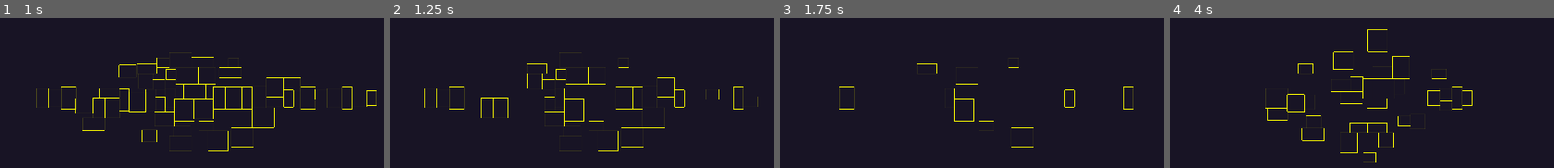
Above: before the commit, frames 1-4 (left to right).
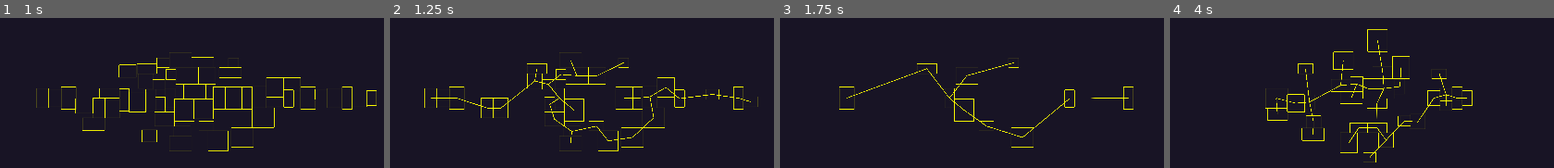
Above: after the commit, the same moments.

Repository: matheusmondenez/my-first-platform-game
Game: Godot game, scene res://wave_shooter/procedural_teste.tscn
The game is run twice, just before and just after one commit, with the same random seed, the same clock (stepped at 60 frames per second) and the same inputs. This scene is started directly instead of the project's main scene.
Inputs (mouse positions are in pixels of both pictures, inside the frame that each line leads up to):
- Up to frame 1 (1 s): tap Enter at 0.5 s; move the mouse to (360, 78) at 0.52 s; hold D (right) from 0.53 s (still down); tap Space (dash) at 0.6 s; tap W (up) at 0.77 s
- Up to frame 2 (1.25 s): keep holding D (right)
- Up to frame 3 (1.75 s): keep holding D (right); move the mouse to (829, 118) at 1.27 s; click (829, 118) at 1.35 s; tap W (up) at 1.52 s
- Up to frame 4 (4 s): tap Space (dash) at 2, 2.85, 3.5 s; move the mouse to (outside the picture) at 2.02 s; release D (right) at 2.03 s; hold A (left) 2.03-2.78 s; hold Tab (toggle_auto_shot) 2.03-2.78 s; tap Enter at 2.75 s; move the mouse to (outside the picture) at 2.77 s; hold D (right) from 2.78 s (still down); tap W (up) at 3.02, 3.77 s; move the mouse to (outside the picture) at 3.52 s; press the mouse at (outside the picture) at 3.53 s

Frame 1 is identical in both runs. In frame 2, 0.7% of the frame differs, in the area x 10-94%, y 28-84%; in frame 3, 0.5%; in frame 4, 0.7%.

Commit message:
connects rooms with minimum spanning tree using prims algorithm

Diff:
--- a/wave_shooter/procedural_teste.gd
+++ b/wave_shooter/procedural_teste.gd
@@ -7,6 +7,8 @@
 var max_size = 10
 var hspread = 400
 var cull = 0.5
+
+var path
 
 func _ready():
 	randomize()
@@ -21,15 +23,25 @@
 		r.make_room(pos, Vector2(w, h) * tile_size)
 		$Rooms.add_child(r)
 	await  get_tree().create_timer(1.1).timeout
+	var room_positions = []
 	for room in $Rooms.get_children():
 		if randf() < cull:
 			room.queue_free()
 		else:
 			room.freeze = true
+			room_positions.append(room.position)
+	await get_tree().process_frame
+	path = find_minimum_spanning_tree(room_positions)
 
 func _draw():
 	for room in $Rooms.get_children():
 		draw_rect(Rect2(room.position - room.size, room.size * 2), Color(32, 228, 0), false)
+	if path:
+		for p in path.get_point_ids():
+			for c in path.get_point_connections(p):
+				var pp = path.get_point_position(p)
+				var cp = path.get_point_position(c)
+				draw_line(Vector2(pp.x, pp.y), Vector2(cp.x, cp.y), Color(1, 1, 0), 15, true)
 
 func _process(delta: float):
 	queue_redraw()
@@ -39,3 +51,23 @@
 		for n in $Rooms.get_children():
 			n.queue_free()
 		make_rooms()
+
+func find_minimum_spanning_tree(nodes):
+	var path = AStar2D.new()
+	path.add_point(path.get_available_point_id(), nodes.pop_front())
+	while nodes:
+		var min_dist = INF
+		var min_p = null
+		var p = null
+		for point_id in path.get_point_ids():
+			var p1 = path.get_point_position(point_id)
+			for p2 in nodes:
+				if p1.distance_to(p2) < min_dist:
+					min_dist = p1.distance_to(p2)
+					min_p = p2
+					p = p1
+		var n = path.get_available_point_id()
+		path.add_point(n, min_p)
+		path.connect_points(path.get_closest_point(p), n)
+		nodes.erase(min_p)
+	return path
